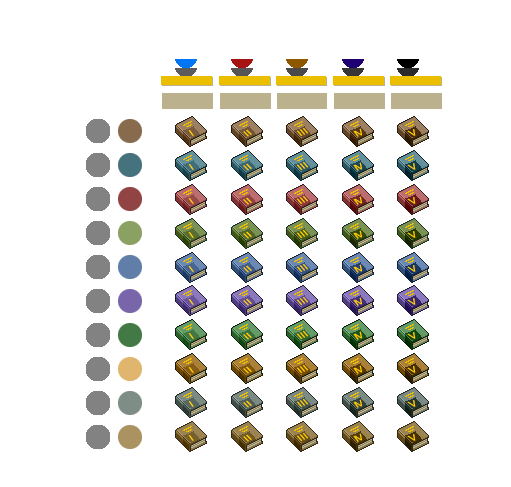
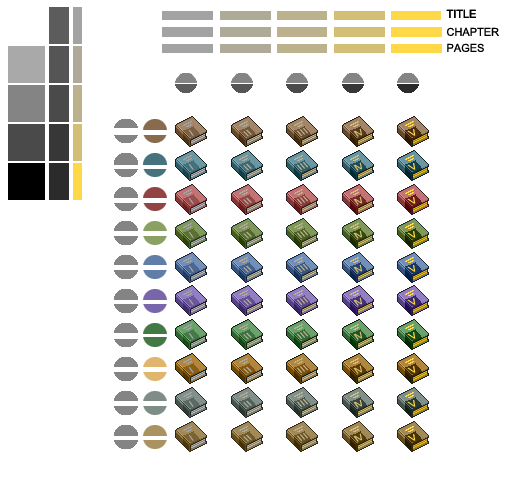
Layers edited between the first and the second 511 x 487 image:
moved "borders" above "og titles normal" over [176, 117, 428, 451]
painted on "og titles normal" over [161, 9, 476, 432]
added layer "numerals" above "pages colorize" over [162, 27, 499, 442]
moved "pages colorize" above "logos", painted on it over [162, 43, 484, 449]
added layer "covers color" (color) above "splash color" over [143, 117, 428, 450]
added layer "splash color" (color) above "Selective Darkening" over [143, 126, 422, 451]
added group "Selective Darkening" with 4 layers above "Texture Greyscale" over [114, 73, 428, 451]
added layer "row - cover" (overlay) in group "Selective Darkening" over [114, 117, 428, 450]
renamed "cover darkener" to "row - splash", moved it into group "Selective Darkening", painted on it over [86, 117, 428, 451]
renamed "splash darkener" to "col - cover", moved it into group "Selective Darkening", painted on it over [175, 68, 428, 451]
added layer "col - splash" (overlay) in group "Selective Darkening" over [175, 84, 422, 451]
renamed "Covers - gray" to "Covers", painted on it over [8, 7, 428, 451]
renamed "covers color" to "full color", hid it, moved it into group "backups and unused elements" over [118, 117, 428, 451]
removed layer "titles colorize backup" (was color) over [162, 77, 442, 433]
renamed "numerals" to "numerals backup", hid the group it (50 layers), moved it into group "backups and unused elements" over [188, 127, 416, 442]
renamed "bottom splash" to "splash colors", hid it, moved it into group "backups and unused elements" over [175, 59, 422, 451]
